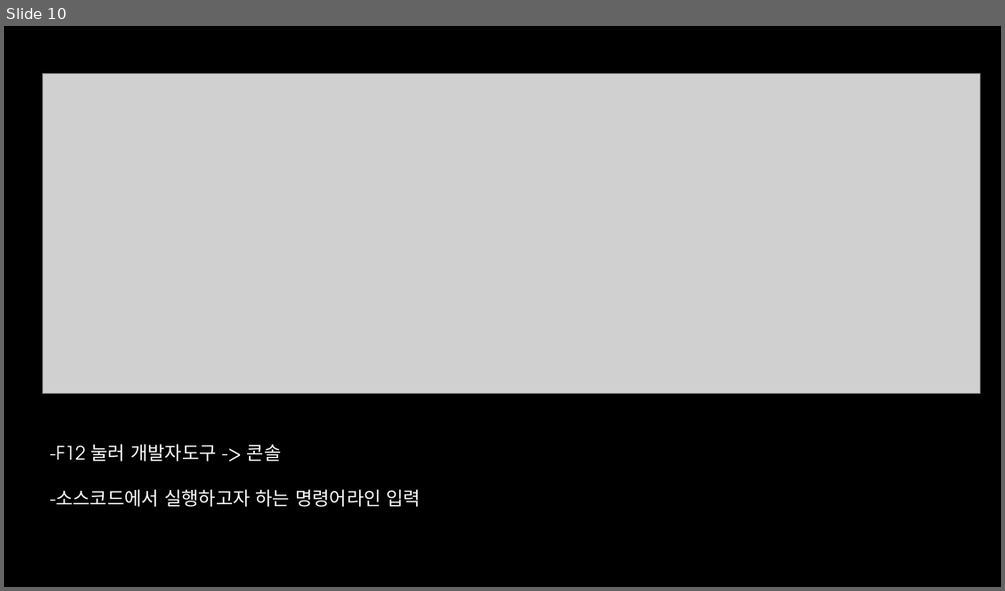
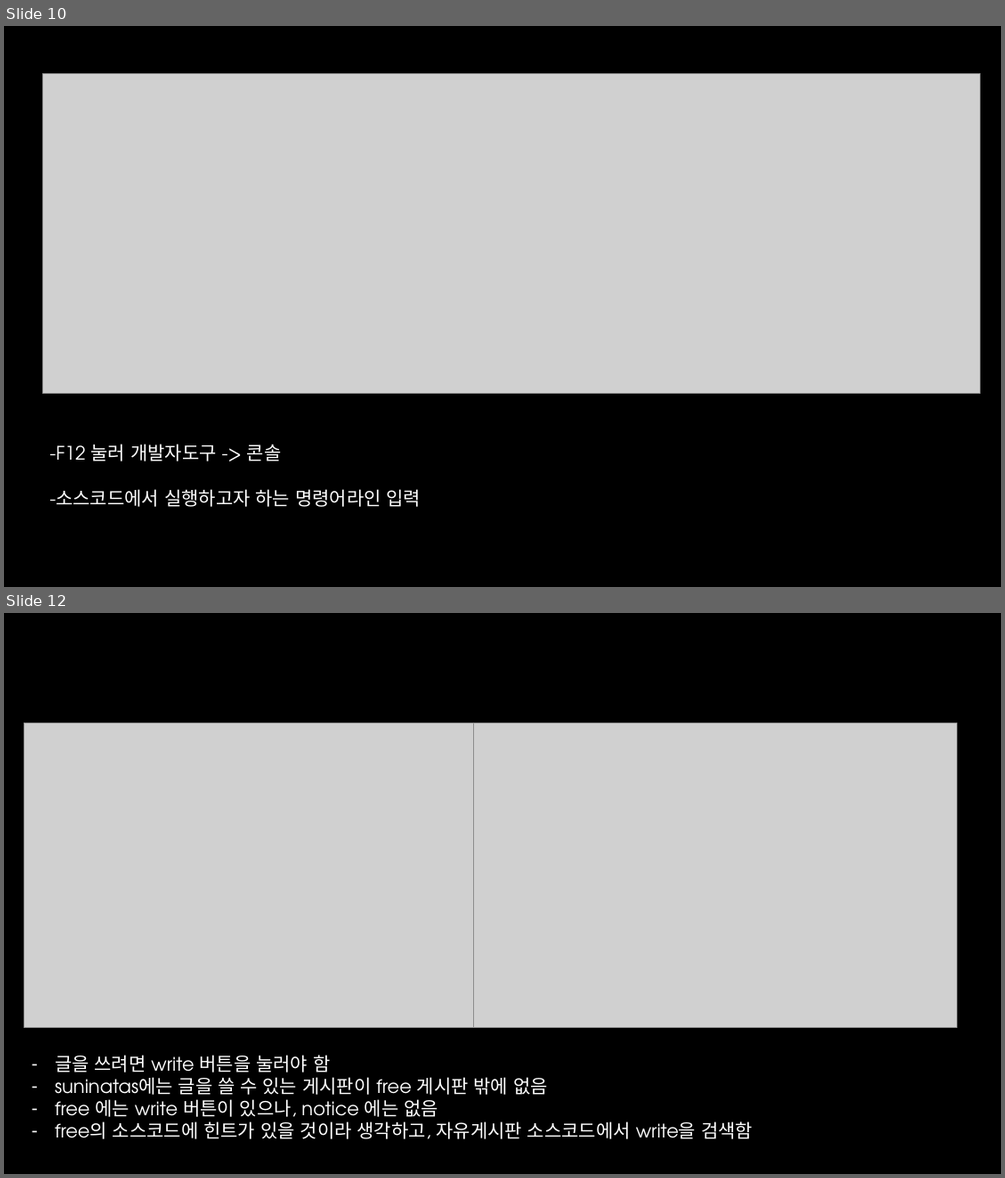
Before and after one commit to TAEKnical/Presentation-material-, a slide deck: 모두의보안 suninatas web.pptx. Shown one above the other, each under a label of ours: slide 10 before the commit, slides 10 and 12 after it; the slides between them are not shown. The pictures are 1005x591 and 1005x1178 pixels, drawn with LibreOffice and Linux fonts; fonts in the diff are those of the drawing; grey boxes stand for pictures; background and template pictures are left out. Boxes give left, top, right and bottom in pixels: in the first picture for what was removed or moved away, otherwise in the second. Text is boxed around its words. In the diff, an @@ line names an element or a change of style, - is before the commit and + after.

```diff
--- a/모두의보안 suninatas web.pptx
+++ b/모두의보안 suninatas web.pptx
@@ slide 12 added at [4, 613, 1001, 1174], background picture (left out) @@
@@ picture added at [24, 723, 474, 1027] @@
@@ picture added at [474, 723, 956, 1027] @@
@@ text added at [55, 1054, 752, 1139], 18 pt, text #FFFFFF @@
+– 글을 쓰려면 write 버튼을 눌러야 함
+– suninatas에는 글을 쓸 수 있는 게시판이 free 게시판 밖에 없음
+– free 에는 write 버튼이 있으나, notice 에는 없음
+– free의 소스코드에 힌트가 있을 것이라 생각하고, 자유게시판 소스코드에서 write을 검색함
```
Also in this commit, not shown: 17 other slides added.
